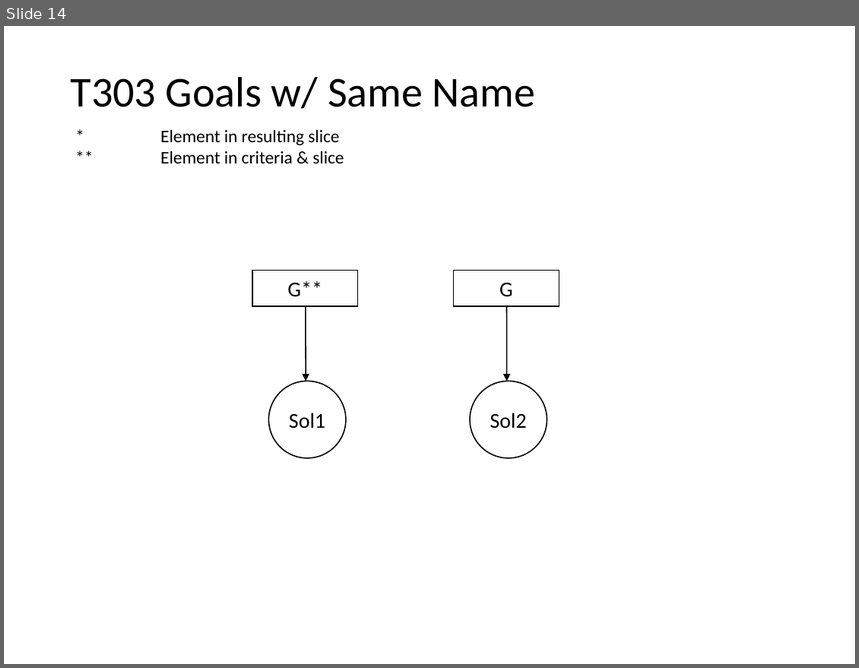
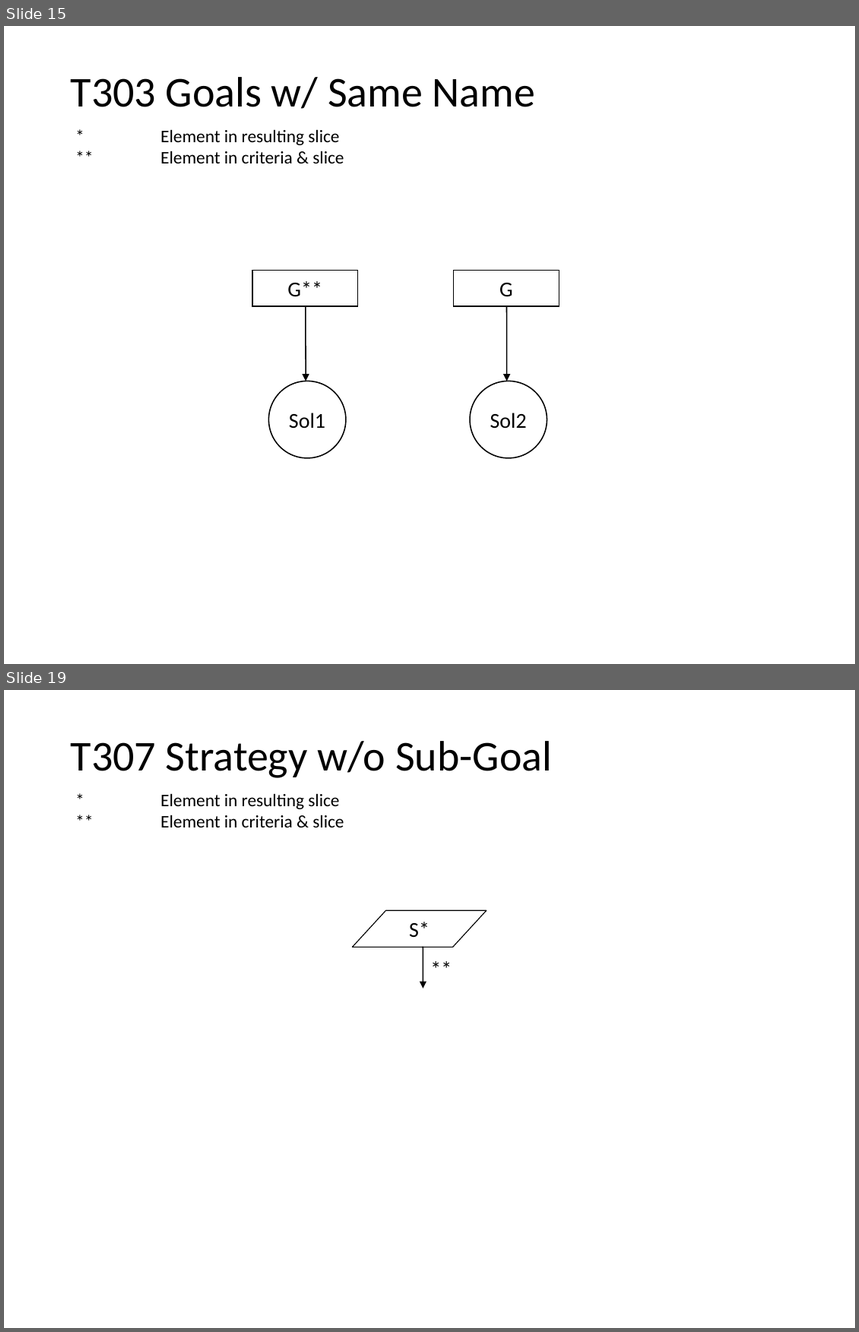
Before and after one commit to nlsfung/MMINT_Examples, a slide deck: GSNSliceRecheckTestSuite/TestSuite.ppt. Shown one above the other, each under a label of ours: slide 14 before the commit, slides 15 and 19 after it; the slides between them are not shown. The pictures are 859x668 and 859x1332 pixels, drawn with LibreOffice and Linux fonts; fonts in the diff are those of the drawing. Boxes give left, top, right and bottom in pixels: in the first picture for what was removed or moved away, otherwise in the second. Text is boxed around its words. In the diff, an @@ line names an element or a change of style, - is before the commit and + after.

```diff
--- a/GSNSliceRecheckTestSuite/TestSuite.ppt
+++ b/GSNSliceRecheckTestSuite/TestSuite.ppt
@@ slide 19 added at (x1=4, y1=690, x2=855, y2=1328), background #FFFFFF; not listed: 1 template element that a slide beside it also shows @@
@@ text added at (x1=71, y1=741, x2=552, y2=778), 36 pt, text #000000 @@
+T307 Strategy w/o Sub-Goal
@@ parallelogram added at (x1=352, y1=910, x2=486, y2=947), fill #FFFFFF, outline #000000 0.74 pt, 18 pt, text #000000 @@
+S*
@@ text added at (x1=422, y1=951, x2=480, y2=986), 18 pt, text #000000 @@
+**
@@ arrow added from (423, 947) to (423, 989), #000000 0.99 pt @@
@@ what was slide 14 is now slide 15 @@
```
Also in this commit, not shown: 5 slides changed, 4 other slides added, 31 other files.
